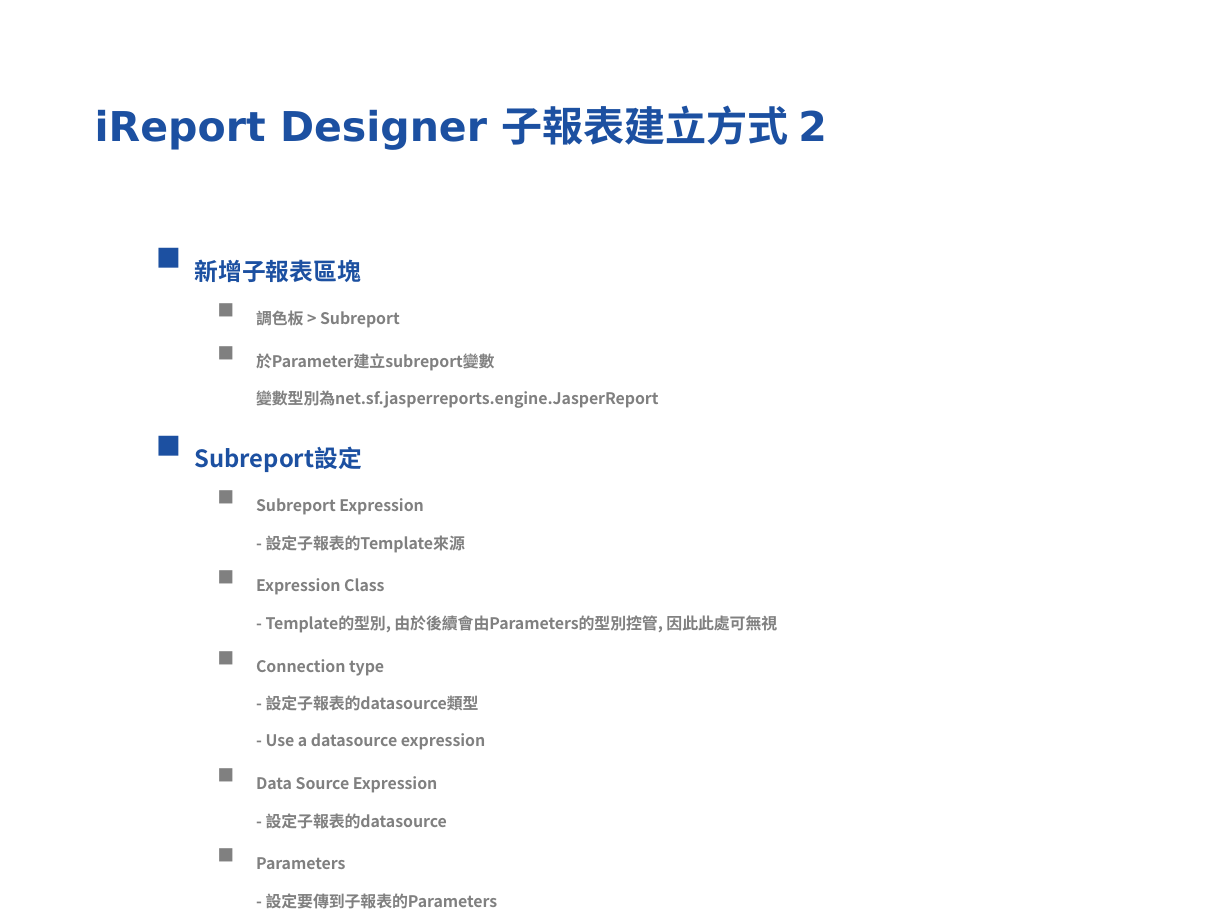
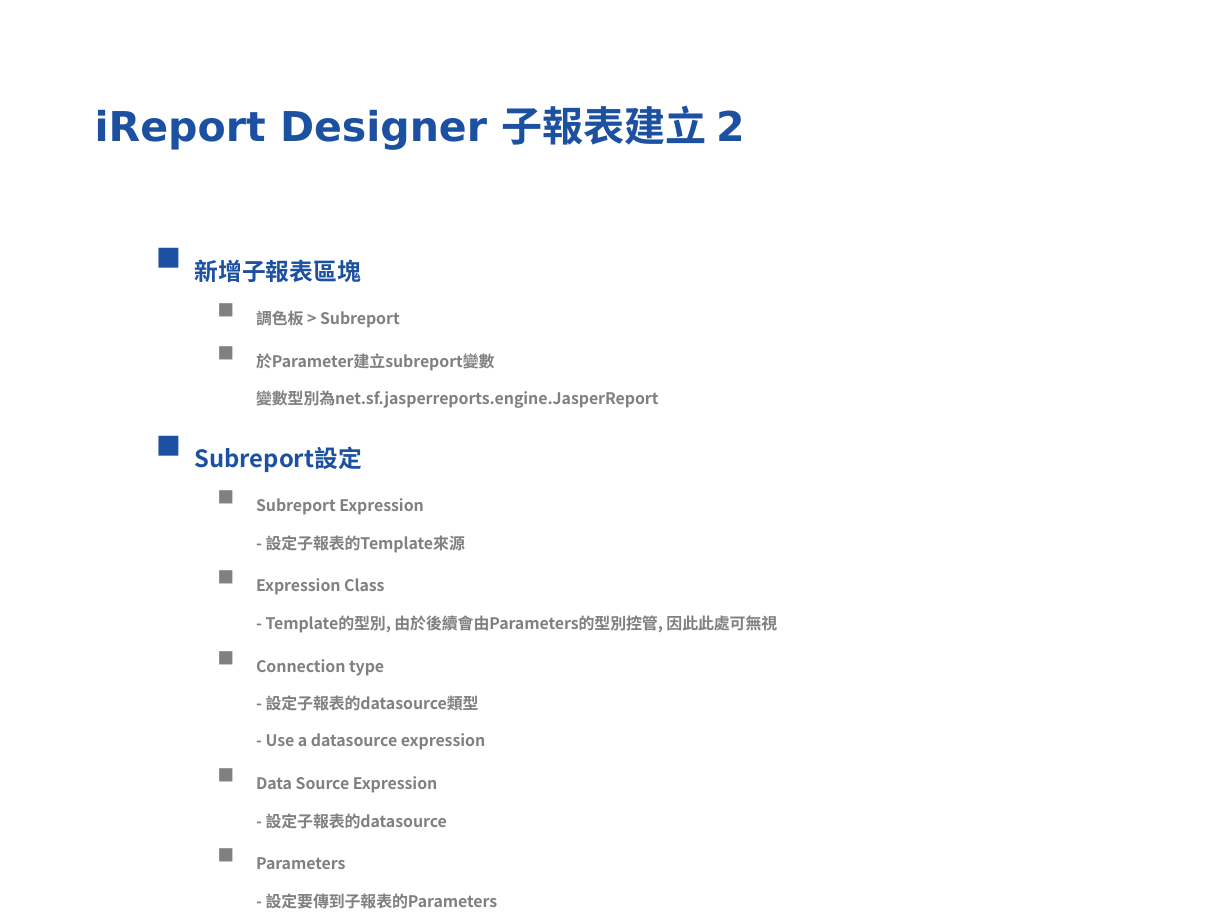
Before and after one commit to softleader/softleader-training-course, a slide deck: slide 15 of 2016Q2/iReport.pptx. Drawn at 1232x924 pixels with LibreOffice and Linux fonts; fonts in the diff are those of the drawing; background and template pictures are left out. Boxes give left, top, right and bottom in pixels: in the first picture for what was removed or moved away, otherwise in the second. Text is boxed around its words. In the diff, an @@ line names an element or a change of style, - is before the commit and + after.

```diff
--- a/2016Q2/iReport.pptx
+++ b/2016Q2/iReport.pptx
@@ title at [95,105,745,150]: text changed @@
-iReport Designer 子報表建立方式 2
+iReport Designer 子報表建立 2
```
Also in this commit, not shown: 3 other slides changed.
